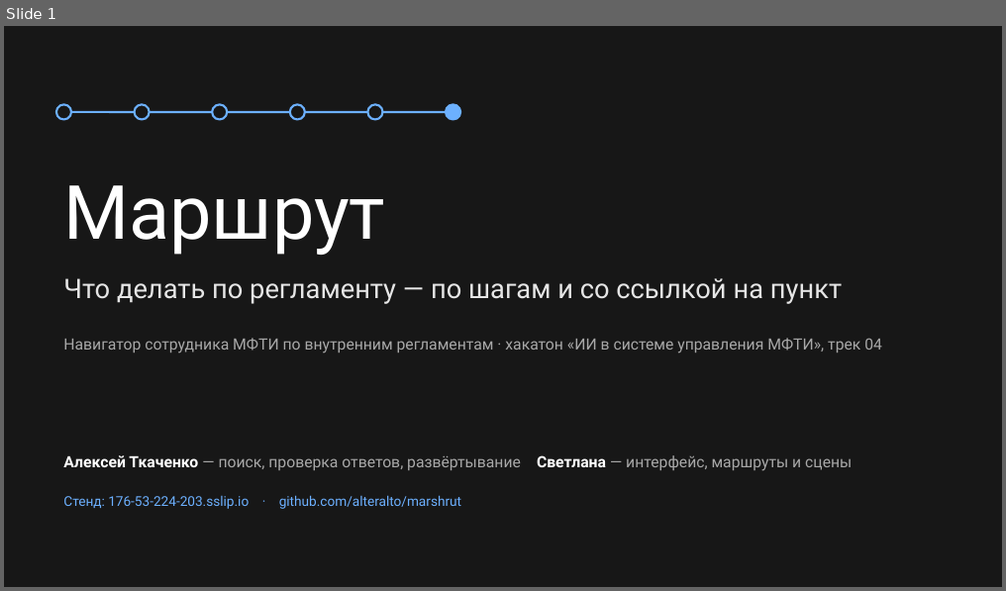
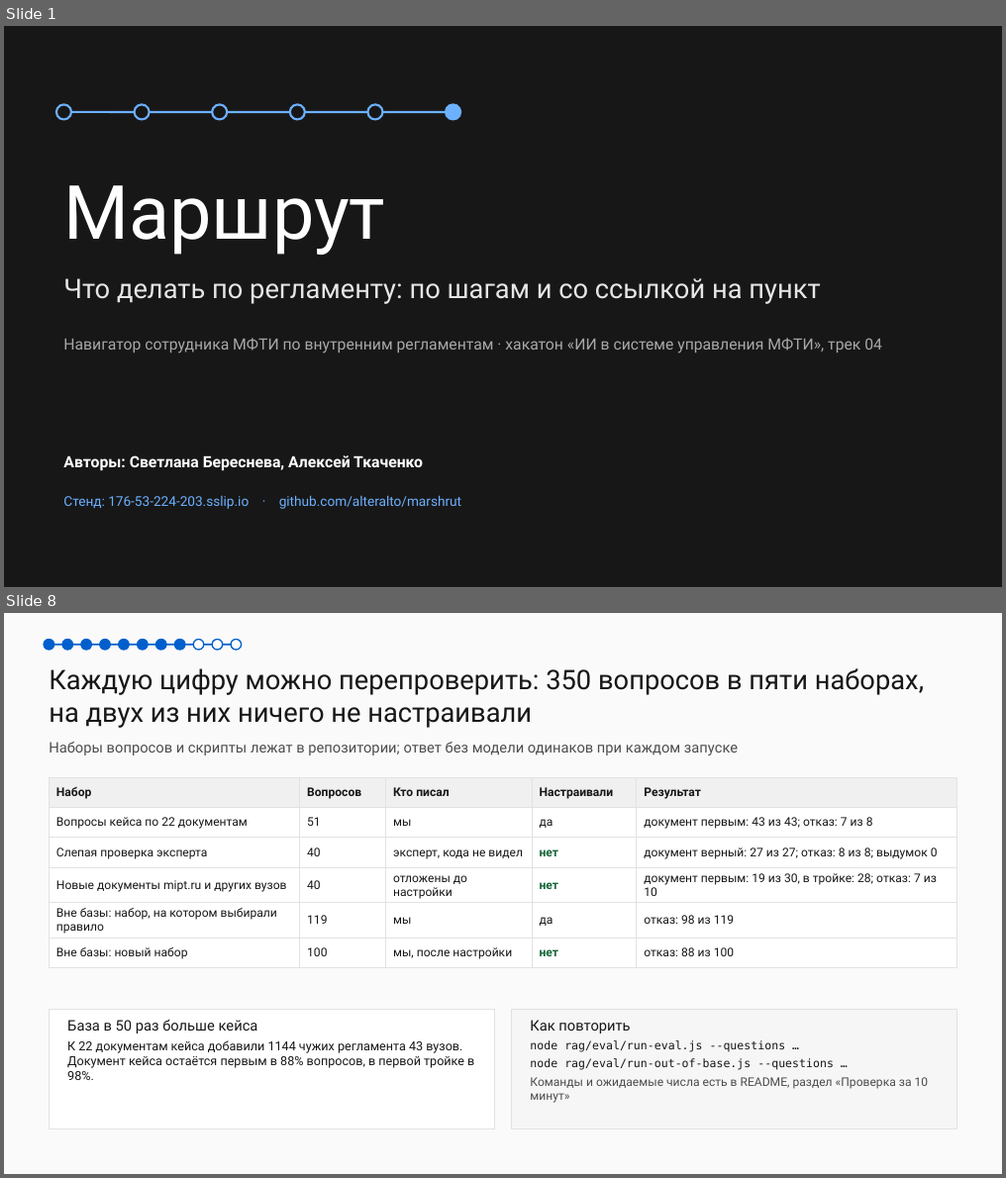
Before and after one commit to alteralto/marshrut, a slide deck: docs/pitch/Маршрут-презентация.pptx. Shown one above the other, each under a label of ours: slide 1 before the commit, slides 1 and 8 after it; the slides between them are not shown. The pictures are 1006x591 and 1006x1178 pixels, drawn with LibreOffice and Linux fonts; fonts in the diff are those of the drawing. Boxes give left, top, right and bottom in pixels: in the first picture for what was removed or moved away, otherwise in the second. Text is boxed around its words. In the diff, an @@ line names an element or a change of style, - is before the commit and + after.

Commit message:
feat: refuse when a subject word of the question is in no loaded regulation
Out-of-base questions: 88 of 100 refused on a set written after tuning (rule chosen on
another 119, 98 refused, was 84). Case questions keep 43 of 43. Both sets, the script and
a CI step are included. README and deck report every question set with its size; the
screencast shows the full scenario in 40 seconds; empty answer and documents cards
explain what will appear.

```diff
--- a/docs/pitch/Маршрут-презентация.pptx
+++ b/docs/pitch/Маршрут-презентация.pptx
@@ slide 8 added at [4, 613, 1002, 1174], background #FAFAFA @@
@@ ellipse added at [44, 639, 54, 650], fill #005FCC, outline #005FCC 1.25 pt @@
@@ ellipse added at [62, 639, 73, 650], fill #005FCC, outline #005FCC 1.25 pt @@
@@ ellipse added at [81, 639, 91, 650], fill #005FCC, outline #005FCC 1.25 pt @@
@@ ellipse added at [100, 639, 110, 650], fill #005FCC, outline #005FCC 1.25 pt @@
@@ ellipse added at [119, 639, 129, 650], fill #005FCC, outline #005FCC 1.25 pt @@
@@ ellipse added at [138, 639, 148, 650], fill #005FCC, outline #005FCC 1.25 pt @@
@@ ellipse added at [156, 639, 166, 650], fill #005FCC, outline #005FCC 1.25 pt @@
@@ ellipse added at [174, 639, 185, 650], fill #005FCC, outline #005FCC 1.25 pt @@
@@ ellipse added at [193, 639, 204, 650], fill #FFFFFF, outline #005FCC 1.25 pt @@
@@ ellipse added at [212, 639, 223, 650], fill #FFFFFF, outline #005FCC 1.25 pt @@
@@ ellipse added at [231, 639, 242, 650], fill #FFFFFF, outline #005FCC 1.25 pt @@
@@ line added from (49, 645) to (236, 645), #005FCC 1.5 pt @@
@@ text added at [49, 668, 924, 728], 26 pt, text #171717 @@
+Каждую цифру можно перепроверить: 350 вопросов в пяти наборах, на двух из них ничего не настраивали
@@ text added at [49, 742, 738, 756], 14 pt, text #4D4D4D @@
+Наборы вопросов и скрипты лежат в репозитории; ответ без модели одинаков при каждом запуске
@@ table added at [49, 777, 957, 963], 6 rows, 5 columns @@
+Набор | Вопросов | Кто писал | Настраивали | Результат
+Вопросы кейса по 22 документам | 51 | мы | да | документ первым: 43 из 43; отказ: 7 из 8
+Слепая проверка эксперта | 40 | эксперт, кода не видел | нет | документ верный: 27 из 27; отказ: 8 из 8; выдумок 0
+Новые документы mipt.ru и других вузов | 40 | отложены до настройки | нет | документ первым: 19 из 30, в тройке: 28; отказ: 7 из 10
+Вне базы: набор, на котором выбирали правило | 119 | мы | да | отказ: 98 из 119
+Вне базы: новый набор | 100 | мы, после настройки | нет | отказ: 88 из 100
@@ rectangle added at [49, 1010, 494, 1130], fill #FFFFFF, outline #E2E2E2 1 pt @@
@@ text added at [67, 1020, 474, 1080], 12 pt, text #171717 @@
+База в 50 раз больше кейса
+К 22 документам кейса добавили 1144 чужих регламента 43 вузов. Документ кейса остаётся первым в 88% вопросов, в первой тройке в 98%.
@@ rectangle added at [512, 1010, 957, 1130], fill #F6F6F6, outline #E2E2E2 1 pt @@
@@ text added at [530, 1020, 929, 1103], 11 pt, text #171717 @@
+Как повторить
+node rag/eval/run-eval.js --questions …
+node rag/eval/run-out-of-base.js --questions …
+Команды и ожидаемые числа есть в README, раздел «Проверка за 10 минут»
@@ slide 1 changed as well @@
@@ text at [63, 278, 820, 304]: text changed @@
-Что делать по регламенту — по шагам и со ссылкой на пункт
+Что делать по регламенту: по шагам и со ссылкой на пункт
@@ text at [63, 456, 423, 472]: text changed; text colour #A8A8A8 to #FFFFFF; bold on @@
-Алексей Ткаченко — поиск, проверка ответов, развёртывание Светлана — интерфейс, маршруты и сцены
+Авторы: Светлана Береснева, Алексей Ткаченко
```
Also in this commit, not shown: 5 other slides changed, 4 other slides added, 4 slides removed, 14 other files.
